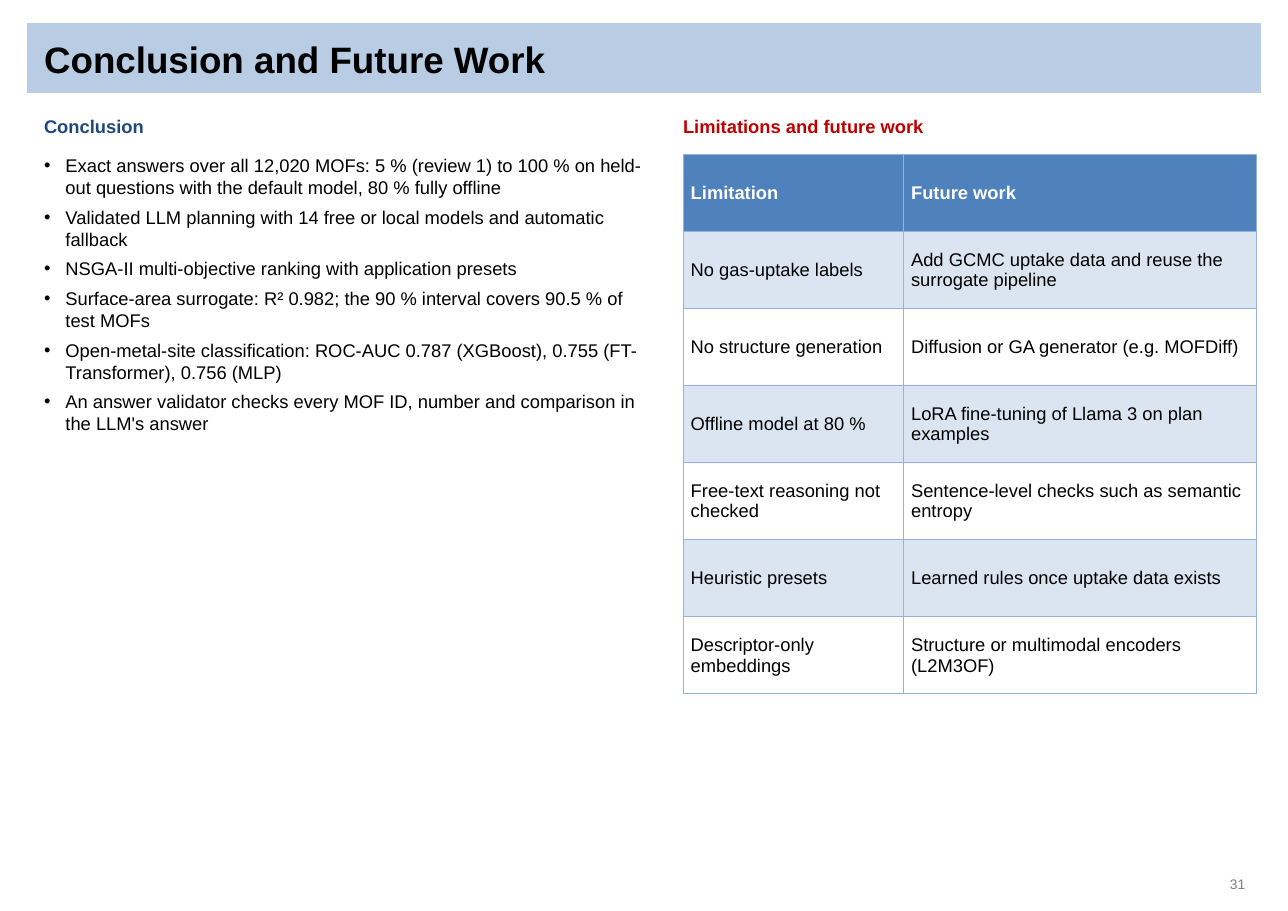
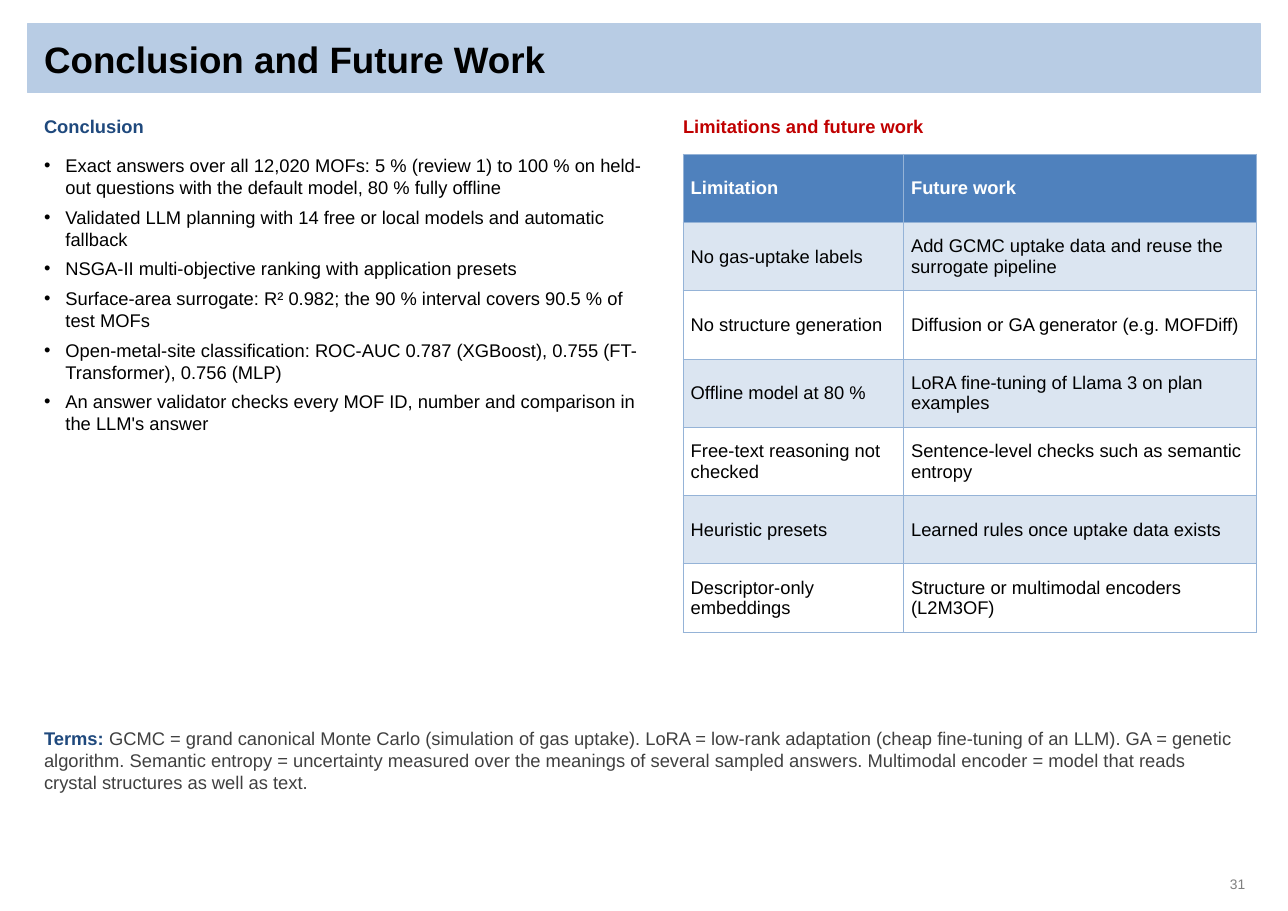
Before and after one commit to Sai-Mohith24/MOFChat-AI-Driven-Material-Recommendation-, a slide deck: slide 31 of reviews/final_review/MOFChat_Final_Review.pptx. Drawn at 1288x911 pixels with LibreOffice and Linux fonts; fonts in the diff are those of the drawing. Boxes give left, top, right and bottom in pixels: in the first picture for what was removed or moved away, otherwise in the second. Text is boxed around its words. In the diff, an @@ line names an element or a change of style, - is before the commit and + after.

```diff
--- a/reviews/final_review/MOFChat_Final_Review.pptx
+++ b/reviews/final_review/MOFChat_Final_Review.pptx
@@ table: place and size @@
-table at (683, 154, 1256, 680)
+table at (683, 154, 1256, 622)
@@ text added at (44, 731, 1231, 793), 12 pt, text #404040 @@
+Terms: GCMC = grand canonical Monte Carlo (simulation of gas uptake). LoRA = low-rank adaptation (cheap fine-tuning of an LLM). GA = genetic algorithm. Semantic entropy = uncertainty measured over the meanings of several sampled answers. Multimodal encoder = model that reads crystal structures as well as text.
```
Also in this commit, not shown: 30 other slides changed, 3 other files.
